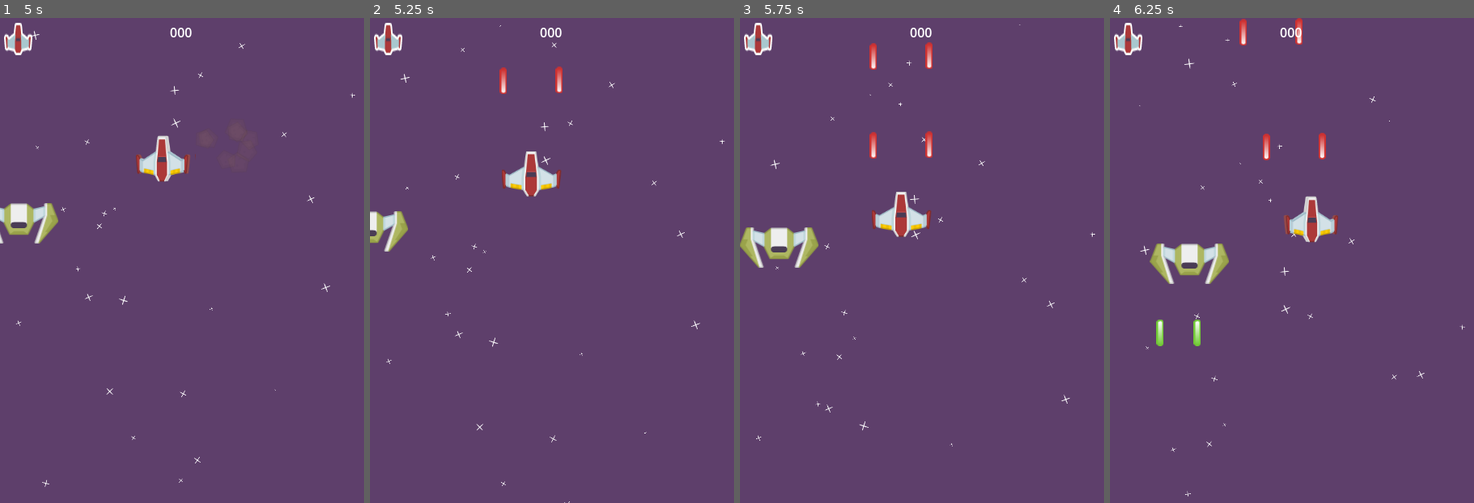
Above: before the commit, frames 1-4 (left to right).
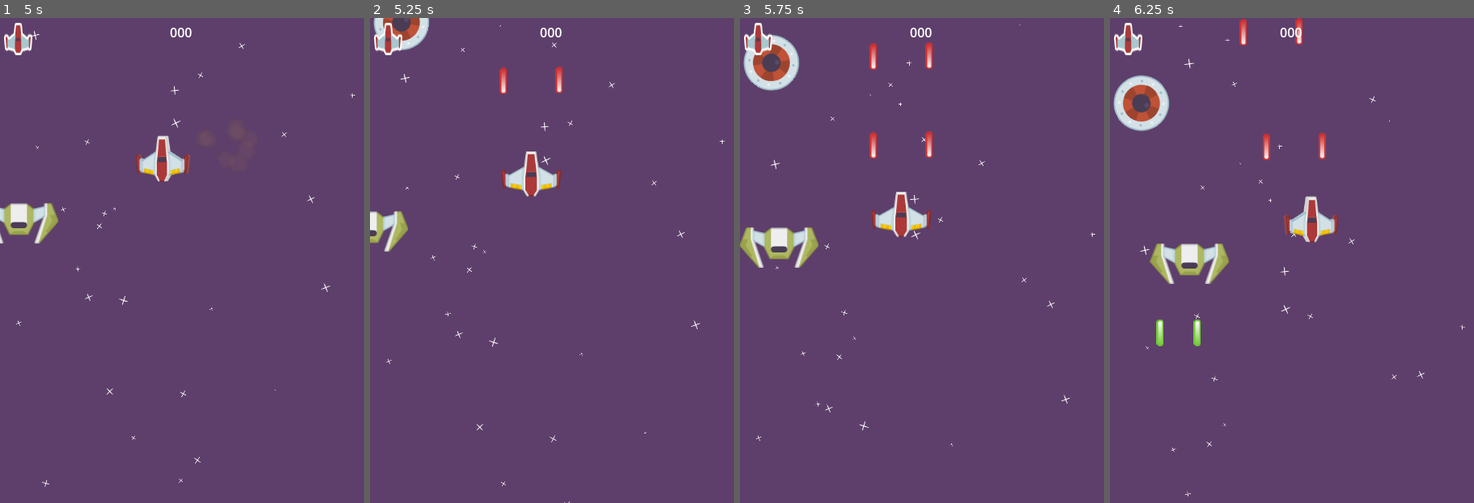
Above: after the commit, the same moments.

Repository: Turbash/space
Game: Godot game, scene res://MainScenes/game_play.tscn
The game is run twice, just before and just after one commit, with the same random seed, the same clock (stepped at 60 frames per second) and the same inputs.
Inputs:
- Up to frame 1 (5 s): tap Enter at 0.5 s; hold D (move_right) 0.53-1.28 s; hold Space (shoot) 0.53-1.28 s; hold S (move_down) 1.28-2.03 s; tap Space (shoot) at 1.35, 3.05, 4.35 s; hold D (move_right) 2.03-2.78 s; hold Space (shoot) 2.03-2.78 s; tap Alt at 2.1 s; hold W (move_up) 2.78-3.53 s; tap Shift at 2.85 s; hold Space (shoot) 3.53-4.28 s; hold A (move_left) from 3.53 s (still down)
- Up to frame 2 (5.25 s): release A (move_left) at 5.03 s; hold S (move_down) from 5.03 s (still down); hold Space (shoot) from 5.03 s (still down); tap Alt at 5.1 s
- Up to frame 3 (5.75 s): keep holding S (move_down); keep holding Space (shoot)
- Up to frame 4 (6.25 s): release S (move_down) at 5.78 s; release Space (shoot) at 5.78 s; hold D (move_right) from 5.78 s (still down); tap Shift at 5.85 s; tap Space (shoot) at 6.05 s

Frame 1 is identical in both runs. In frame 2, 0.5% of the frame differs, in the area x 0-17%, y 0-7%; in frame 3, 1.1%; in frame 4, 1.3%, in the area x 0-17%, y 11-24%.

Commit message:
Added Enemy spawn

Diff:
--- /dev/null
+++ b/Enemy/spawner.gd
@@ -0,0 +1,39 @@
+extends Node2D
+
+const MIN_SPAWN_TIME=1.5
+
+var preloadEnemies:=[
+	preload("res://Enemy/bouncer_enemy.tscn"),
+	preload("res://Enemy/fast_enemy.tscn"),
+	preload('res://Enemy/slow_shooter.tscn')
+]
+
+var plMeteor:=preload("res://Meteor/meteor.tscn")
+
+@onready var spawnTimer:=$SpawnTimer
+
+var spawnTime: =5.0
+
+func _ready() -> void:
+	randomize()
+	spawnTimer.start(spawnTime)
+
+
+
+func _on_spawn_timer_timeout() -> void:
+	var viewRect:=get_viewport_rect()
+	var xPos:=randf_range(viewRect.position.x,viewRect.end.x)
+
+	if randf()<0.1:
+		var meteor:=plMeteor.instantiate()
+		meteor.position=Vector2(xPos,position.y)
+		get_tree().current_scene.add_child(meteor)
+	else:
+		var enemyPreload=preloadEnemies[randi()%preloadEnemies.size()]
+		var enemy:Enemy=enemyPreload.instantiate()
+		enemy.position=Vector2(xPos,position.y)
+		get_tree().current_scene.add_child(enemy)
+	spawnTime-=0.1
+	if spawnTime<MIN_SPAWN_TIME:
+		spawnTime=MIN_SPAWN_TIME
+	spawnTimer.start(spawnTime)
--- a/MainScenes/game_play.tscn
+++ b/MainScenes/game_play.tscn
@@ -6,6 +6,7 @@
 [ext_resource type="PackedScene" uid="uid://cbsournexoebr" path="res://Meteor/meteor.tscn" id="4_7d0xp"]
 [ext_resource type="PackedScene" uid="uid://c5uu1lrmdmi27" path="res://HUD/hud.tscn" id="5_r44uq"]
 [ext_resource type="PackedScene" uid="uid://bj3i3uginqv0g" path="res://Enemy/bouncer_enemy.tscn" id="6_oij4s"]
+[ext_resource type="Script" uid="uid://fe818ig1h0xt" path="res://Enemy/spawner.gd" id="7_ik1im"]
 
 [node name="GamePlay" type="Node"]
 
@@ -42,3 +43,11 @@
 
 [node name="BouncerEnemy" parent="." instance=ExtResource("6_oij4s")]
 position = Vector2(380, 54)
+
+[node name="Spawner" type="Node2D" parent="."]
+position = Vector2(225, -18)
+script = ExtResource("7_ik1im")
+
+[node name="SpawnTimer" type="Timer" parent="Spawner"]
+
+[connection signal="timeout" from="Spawner/SpawnTimer" to="Spawner" method="_on_spawn_timer_timeout"]
Not shown, added: Enemy/spawner.gd.uid
Not shown: 1 places in MainScenes/game_play.tscn that only renumber resources
